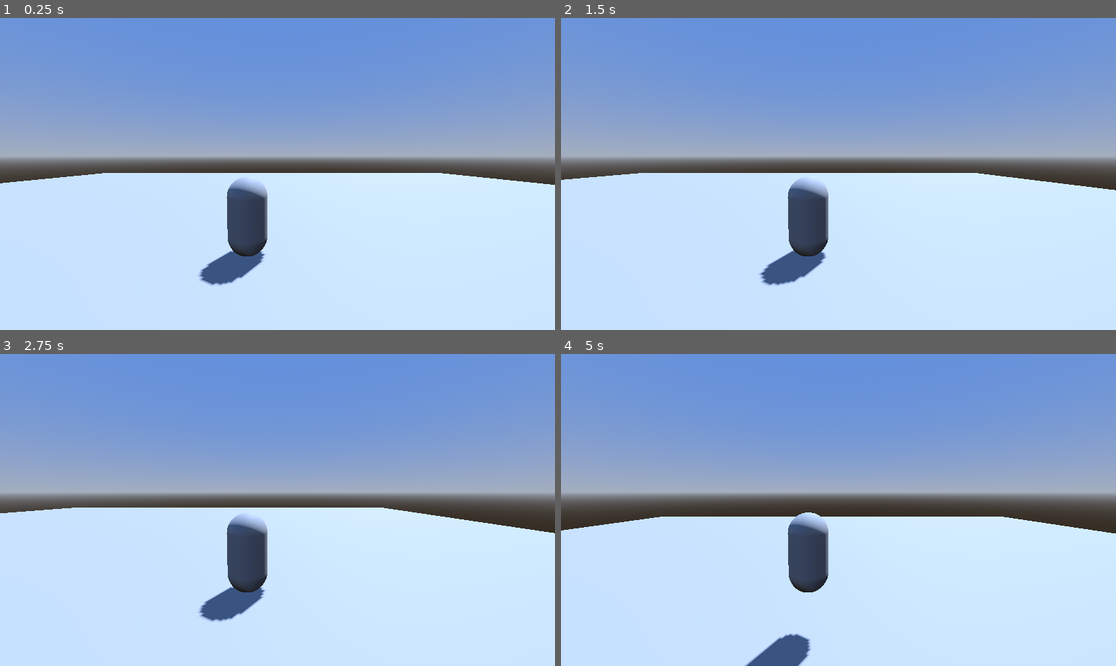
Above: before the commit, frames 1-4 (two rows, left to right).
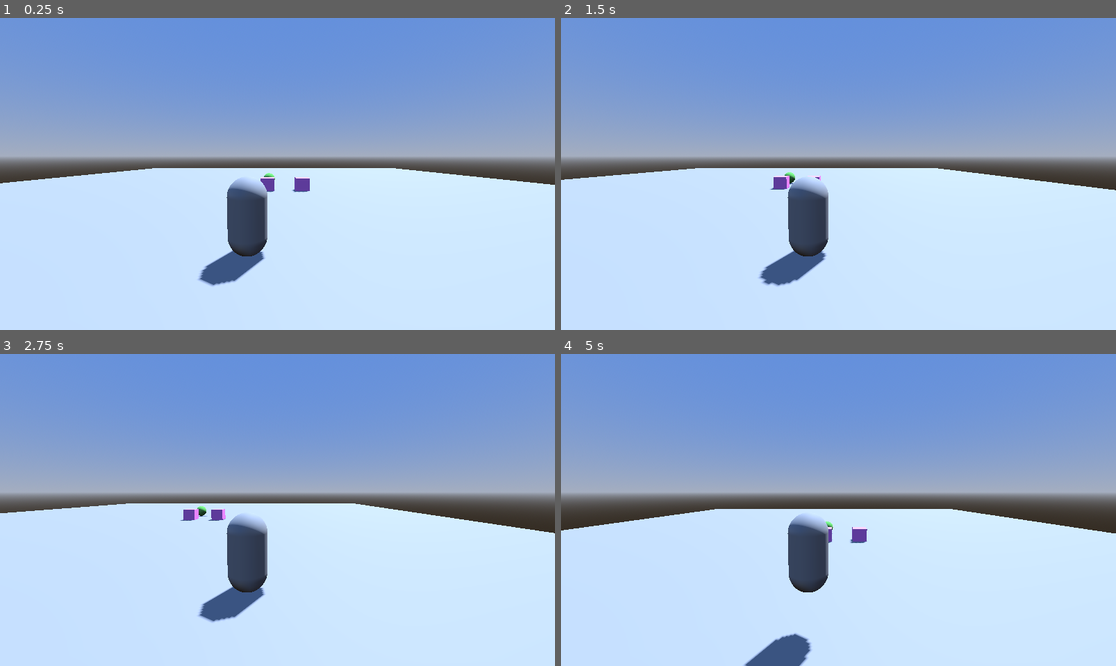
Above: after the commit, the same moments.

Repository: TrevorWM/BuddyGame
Game: Godot game, scene res://scenes/world.tscn
Two runs of this game, one before a commit and one after it. Both use one fixed random seed, a clock stepped at 60 frames per second and the inputs below.
Inputs:
- Up to frame 1 (0.25 s): no input
- Up to frame 2 (1.5 s): tap Enter (ui_accept) at 0.5, 0.77 s; hold D (move_right) 0.53-1.28 s; hold S (move_backward) from 1.28 s (still down)
- Up to frame 3 (2.75 s): tap Enter (ui_accept) at 1.52 s; release S (move_backward) at 2.03 s; hold D (move_right) from 2.03 s (still down)
- Up to frame 4 (5 s): release D (move_right) at 2.78 s; hold W (move_forward) 2.78-3.53 s; tap Enter (ui_accept) at 3.02, 3.77, 4.52 s; hold A (move_left) from 3.53 s (still down)

The runs differ from the first frame. In frame 1, 1.2% of the frame differs, in the area x 9-79%, y 48-86%; in frame 2, 1.1%; in frame 3, 1.0%; in frame 4, 1.5%, in the area x 18-95%, y 49-100%.

Commit message:
Starting to add navigation to buddy

Diff:
--- /dev/null
+++ b/scenes/buddy.gd
@@ -0,0 +1,34 @@
+extends CharacterBody3D
+
+@export var movement_speed: float = 4.0
+@onready var navigation_agent: NavigationAgent3D = get_node("NavigationAgent3D")
+
+func _ready() -> void:
+	navigation_agent.velocity_computed.connect(Callable(_on_velocity_computed))
+
+func set_movement_target(movement_target: Vector3):
+	navigation_agent.set_target_position(movement_target)
+
+func _physics_process(delta):
+	if navigation_agent.is_navigation_finished():
+		return
+
+	var next_path_position: Vector3 = navigation_agent.get_next_path_position()
+	var new_velocity: Vector3 = global_position.direction_to(next_path_position) * movement_speed
+	if navigation_agent.avoidance_enabled:
+		navigation_agent.velocity = new_velocity
+	else:
+		_on_velocity_computed(new_velocity)
+
+func _on_velocity_computed(safe_velocity: Vector3):
+	velocity = safe_velocity
+	move_and_slide()
+
+
+func _on_navigation_agent_3d_navigation_finished():
+	set_movement_target(NavigationServer3D.map_get_closest_point(get_world_3d().navigation_map, $"../Player".global_position))
+
+
+func _on_area_3d_body_entered(body):
+	if body.is_in_group("Player"):
+		set_movement_target(body.global_position)
--- a/scenes/world.tscn
+++ b/scenes/world.tscn
@@ -1,6 +1,7 @@
-[gd_scene load_steps=7 format=3 uid="uid://bhoo4pm1mwoxd"]
+[gd_scene load_steps=16 format=3 uid="uid://bhoo4pm1mwoxd"]
 
 [ext_resource type="PackedScene" uid="uid://c82wmbywkux6w" path="res://scenes/player.tscn" id="1_n7tn8"]
+[ext_resource type="Script" path="res://scenes/buddy.gd" id="2_epdmb"]
 
 [sub_resource type="ProceduralSkyMaterial" id="ProceduralSkyMaterial_2hh0y"]
 sky_top_color = Color(0.379371, 0.557964, 0.868519, 1)
@@ -16,28 +17,102 @@
 ssao_enabled = true
 sdfgi_enabled = true
 
+[sub_resource type="NavigationMesh" id="NavigationMesh_y7aug"]
+vertices = PackedVector3Array(-24.5, -0.456741, -24.5, -24.5, -0.456741, 24.5, 24.5, -0.456741, 24.5, 24.5, -0.456741, -24.5)
+polygons = [PackedInt32Array(3, 2, 0), PackedInt32Array(0, 2, 1)]
+
 [sub_resource type="PlaneMesh" id="PlaneMesh_s6htm"]
 size = Vector2(50, 50)
 
 [sub_resource type="WorldBoundaryShape3D" id="WorldBoundaryShape3D_bhoub"]
 
+[sub_resource type="BoxShape3D" id="BoxShape3D_nakqv"]
+
+[sub_resource type="StandardMaterial3D" id="StandardMaterial3D_ewgop"]
+albedo_color = Color(1, 0.533333, 1, 1)
+
+[sub_resource type="BoxMesh" id="BoxMesh_u4lsl"]
+
+[sub_resource type="StandardMaterial3D" id="StandardMaterial3D_01pmt"]
+albedo_color = Color(0.403922, 0.721569, 0.32549, 1)
+
+[sub_resource type="SphereMesh" id="SphereMesh_0n2x8"]
+
+[sub_resource type="SphereShape3D" id="SphereShape3D_0848a"]
+
+[sub_resource type="SphereShape3D" id="SphereShape3D_5cb3n"]
+
 [node name="World" type="Node3D"]
-
-[node name="WorldEnvironment" type="WorldEnvironment" parent="."]
-environment = SubResource("Environment_ub3rv")
 
 [node name="DirectionalLight3D" type="DirectionalLight3D" parent="."]
 transform = Transform3D(-0.866025, -0.433013, 0.25, 0, 0.5, 0.866025, -0.5, 0.75, -0.433013, 0, 0, 0)
 shadow_enabled = true
 
-[node name="Player" parent="." instance=ExtResource("1_n7tn8")]
+[node name="WorldEnvironment" type="WorldEnvironment" parent="."]
+environment = SubResource("Environment_ub3rv")
 
-[node name="Ground" type="StaticBody3D" parent="."]
-transform = Transform3D(1, 0, 0, 0, 1, 0, 0, 0, 1, 0.0165722, 0, 0)
+[node name="NavigationRegion3D" type="NavigationRegion3D" parent="."]
+transform = Transform3D(1, 0, 0, 0, 1, 0, 0, 0, 1, 0.0165722, 0.956741, 0)
+navigation_mesh = SubResource("NavigationMesh_y7aug")
 
-[node name="MeshInstance3D" type="MeshInstance3D" parent="Ground"]
+[node name="Ground" type="StaticBody3D" parent="NavigationRegion3D"]
+transform = Transform3D(1, 0, 0, 0, 1, 0, 0, 0, 1, 0, -0.956741, 0)
+
+[node name="MeshInstance3D" type="MeshInstance3D" parent="NavigationRegion3D/Ground"]
 mesh = SubResource("PlaneMesh_s6htm")
-skeleton = NodePath("../..")
+skeleton = NodePath("../../..")
 
-[node name="CollisionShape3D" type="CollisionShape3D" parent="Ground"]
+[node name="CollisionShape3D" type="CollisionShape3D" parent="NavigationRegion3D/Ground"]
 shape = SubResource("WorldBoundaryShape3D_bhoub")
+
+[node name="Obstacle" type="StaticBody3D" parent="."]
+transform = Transform3D(1, 0, 0, 0, 1, 0, 0, 0, 1, 0.0165722, 0.430186, 2.56252)
+
+[node name="CollisionShape3D" type="CollisionShape3D" parent="Obstacle"]
+shape = SubResource("BoxShape3D_nakqv")
+
+[node name="MeshInstance3D" type="MeshInstance3D" parent="Obstacle"]
+material_override = SubResource("StandardMaterial3D_ewgop")
+mesh = SubResource("BoxMesh_u4lsl")
+
+[node name="NavigationObstacle3D" type="NavigationObstacle3D" parent="Obstacle"]
+
+[node name="Obstacle2" type="StaticBody3D" parent="."]
+transform = Transform3D(1, 0, 0, 0, 1, 0, 0, 0, 1, 2.54987, 0.430186, 2.56252)
+
+[node name="CollisionShape3D" type="CollisionShape3D" parent="Obstacle2"]
+shape = SubResource("BoxShape3D_nakqv")
+
+[node name="MeshInstance3D" type="MeshInstance3D" parent="Obstacle2"]
+material_override = SubResource("StandardMaterial3D_ewgop")
+mesh = SubResource("BoxMesh_u4lsl")
+
+[node name="NavigationObstacle3D" type="NavigationObstacle3D" parent="Obstacle2"]
+
+[node name="Player" parent="." groups=["Player"] instance=ExtResource("1_n7tn8")]
+transform = Transform3D(1, 0, 0, 0, 1, 0, 0, 0, 1, 0, 1.06938, 12.5073)
+
+[node name="NavigationObstacle3D" type="NavigationObstacle3D" parent="Player"]
+
+[node name="Buddy" type="CharacterBody3D" parent="."]
+transform = Transform3D(1, 0, 0, 0, 1, 0, 0, 0, 1, 0.0165722, 0.542971, 0)
+script = ExtResource("2_epdmb")
+
+[node name="MeshInstance3D" type="MeshInstance3D" parent="Buddy"]
+material_override = SubResource("StandardMaterial3D_01pmt")
+mesh = SubResource("SphereMesh_0n2x8")
+
+[node name="NavigationAgent3D" type="NavigationAgent3D" parent="Buddy"]
+avoidance_enabled = true
+
+[node name="CollisionShape3D" type="CollisionShape3D" parent="Buddy"]
+shape = SubResource("SphereShape3D_0848a")
+
+[node name="Area3D" type="Area3D" parent="Buddy" groups=["Buddy"]]
+transform = Transform3D(20, 0, 0, 0, 20, 0, 0, 0, 20, 0, 0, 0)
+
+[node name="CollisionShape3D" type="CollisionShape3D" parent="Buddy/Area3D"]
+shape = SubResource("SphereShape3D_5cb3n")
+
+[connection signal="navigation_finished" from="Buddy/NavigationAgent3D" to="Buddy" method="_on_navigation_agent_3d_navigation_finished"]
+[connection signal="body_entered" from="Buddy/Area3D" to="Buddy" method="_on_area_3d_body_entered"]
